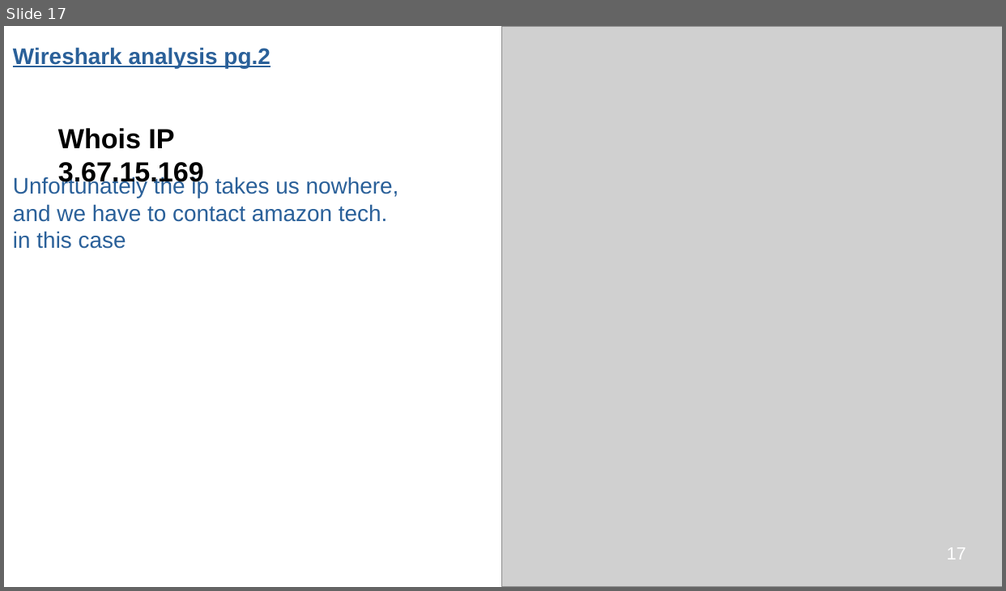
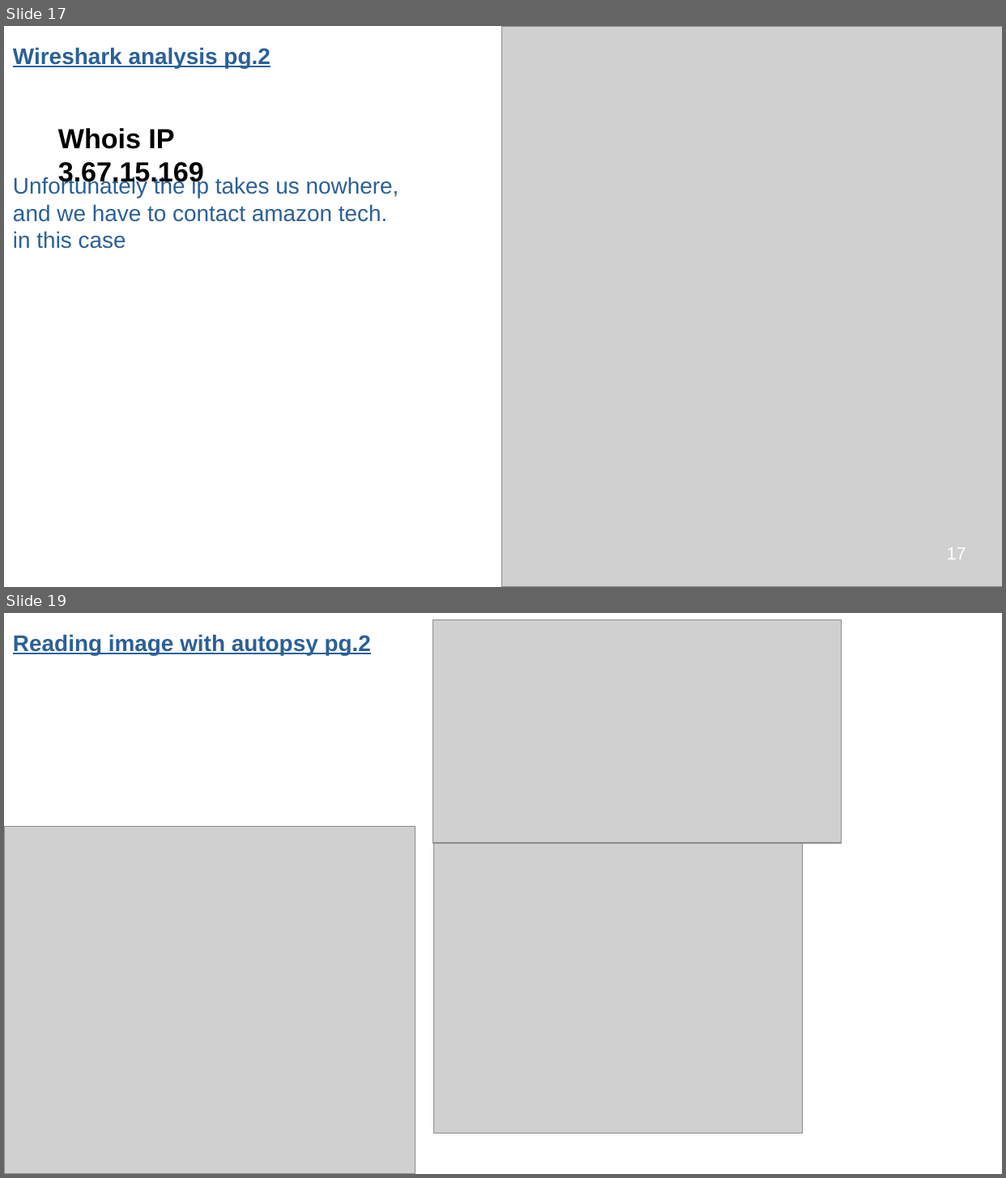
Before and after one commit to dzoraj/Simulated-Corporate-Cyber-Attack, a slide deck: Simulated Corporate Cyber-Attack.odp. Shown one above the other, each under a label of ours: slide 17 before the commit, slides 17 and 19 after it; the slides between them are not shown. The pictures are 1006x591 and 1006x1178 pixels, drawn with LibreOffice and Linux fonts; fonts in the diff are those of the drawing; grey boxes stand for pictures. Boxes give left, top, right and bottom in pixels: in the first picture for what was removed or moved away, otherwise in the second. Text is boxed around its words. In the diff, an @@ line names an element or a change of style, - is before the commit and + after.

Commit message:
Autopsy drive image analysis

```diff
--- a/Simulated Corporate Cyber-Attack.odp
+++ b/Simulated Corporate Cyber-Attack.odp
@@ slide 19 added at [4,613,1002,1174], background #FFFFFF @@
@@ text added at [13,634,371,655], 18 pt, text #2A6099, bold, underline @@
+Reading image with autopsy pg.2
@@ picture added at [433,619,842,843] @@
@@ picture added at [4,827,415,1174] @@
@@ picture added at [434,843,803,1134] @@
```
Also in this commit, not shown: 1 slide changed.
